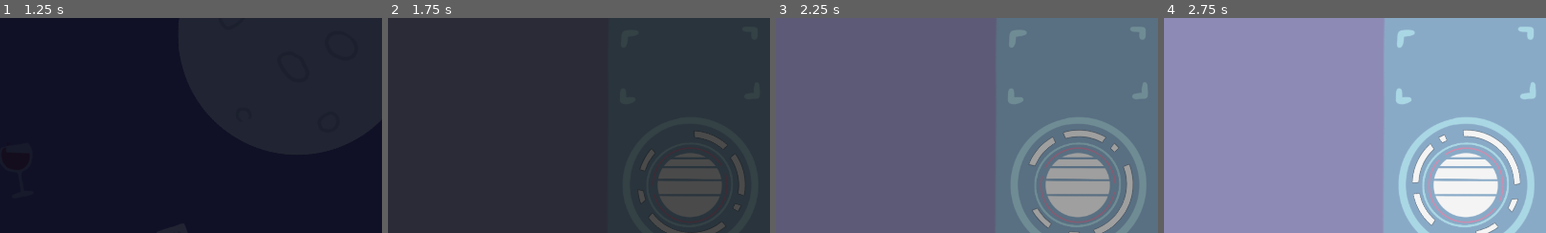
Above: before the commit, frames 1-4 (left to right).
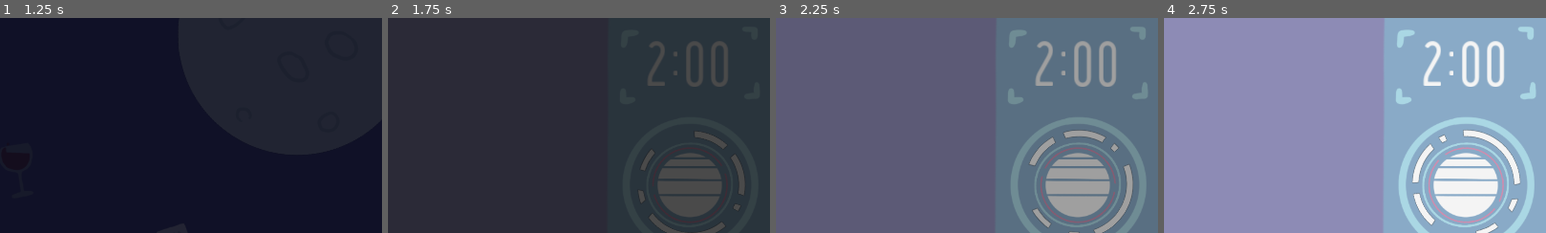
Above: after the commit, the same moments.

Repository: Niimphu/FiresideGameJam2023
Game: Godot game, scene res://Menus/MainMenu.tscn
The game is run twice, just before and just after one commit, with the same random seed, the same clock (stepped at 60 frames per second) and the same inputs.
Inputs (mouse positions are % of the whole screen's width and height, from its top left):
- Up to frame 1 (1.25 s): click (18, 48) at 0.5 s
- Up to frame 2 (1.75 s): click (22, 48) at 1.25 s
- Up to frame 3 (2.25 s): hold Right (ui_right) from 2.03 s (still down)
- Up to frame 4 (2.75 s): keep holding Right (ui_right)
The pictures show only the part of the screen within x 50-100%, y 0-50%; the shares and areas given below are measured in that part.

Frame 1 is identical in both runs. In frame 2, 1.1% of the frame differs, in the area x 68-89%, y 11-32%; in frame 3, 1.6%; in frame 4, 1.6%, in the area x 67-89%, y 10-32%.

Commit message:
Added Timer Functionality

Diff:
--- /dev/null
+++ b/Autoloads/GameInfo.gd
@@ -0,0 +1,17 @@
+# This autoload script holds information regarding the current game
+# state that nodes such as the HUD will need to reference for easy
+# access.
+#
+# Difficulty settings can be adjusted in the GameInfo.tscn inspector =)
+
+extends Node
+
+enum DIFFICULTY { NORMAL, HARD, ENDLESS }
+
+export(float, 0.5, 5, 0.5) var normal_mode_minutes: float = 2.0
+export(int, 1, 5) var normal_mode_lives: int = 5
+
+export(float, 0.5, 5, 0.5) var hard_mode_minutes: float = 1.0
+export(int, 1, 5) var hard_mode_lives: int = 3
+
+var current_difficulty: int = DIFFICULTY.NORMAL
--- /dev/null
+++ b/Autoloads/GameInfo.tscn
@@ -0,0 +1,6 @@
+[gd_scene load_steps=2 format=2]
+
+[ext_resource path="res://Autoloads/GameInfo.gd" type="Script" id=1]
+
+[node name="GameInfo" type="Node"]
+script = ExtResource( 1 )
--- /dev/null
+++ b/Level/GameTimer.gd
@@ -0,0 +1,15 @@
+extends Timer
+
+func _on_LevelControl_level_change():
+	var minutes: float
+
+	match GameInfo.current_difficulty:
+		GameInfo.DIFFICULTY.NORMAL:
+			minutes = GameInfo.normal_mode_minutes
+		GameInfo.DIFFICULTY.HARD:
+			minutes = GameInfo.hard_mode_minutes
+
+	wait_time = minutes * 60.0
+
+func _on_GameTimerDelayStart_timeout():
+	start()
--- /dev/null
+++ b/Level/GameTimerDelayStart.gd
@@ -0,0 +1,4 @@
+extends Timer
+
+func _on_LevelControl_level_change():
+	start()
--- /dev/null
+++ b/Level/GameTimerDisplay.gd
@@ -0,0 +1,21 @@
+extends RichTextLabel
+
+var timer_regex: RegEx
+
+# func _ready():
+# 	timer_regex = RegEx.new()
+# 	var error_code = timer_regex.compile("\\d:\\d+")
+# 	assert(error_code == 0, "[GameTimerDisplay] Regex Compilation Error")
+
+func set_time(time_left_seconds: float):
+	var minutes: int = int(floor(time_left_seconds / 60.0))
+	var seconds: int = int(fmod(time_left_seconds, 60.0))
+
+	bbcode_text = "[center]%d:%02d[/center]" % [minutes, seconds]
+
+	#bbcode_text = "[wave amp=10.0 freq=5.0][center]%d:%02d[/center][/wave]" % [minutes, seconds]
+
+	# var search_result = timer_regex.search(bbcode_text)
+
+	# if search_result:
+	# 	bbcode_text.replace(search_result.get_string(), "%d:%02d" % [minutes, seconds])
--- a/Level/LevelControl.gd
+++ b/Level/LevelControl.gd
@@ -1,6 +1,10 @@
 extends Node
 
 onready var level_change_delay = $LevelChangeDelay
+onready var game_timer: Timer = $GameTimer
+onready var game_timer_display: RichTextLabel = $HUD/GameTimerDisplay
+
+signal level_change
 
 var sprites
 var current_level
@@ -13,6 +17,12 @@
 
 func _ready():
 	new_level()
+	emit_signal("level_change")
+	game_timer_display.set_time(game_timer.wait_time)
+
+func _process(_delta):
+	if not game_timer.is_stopped():
+		game_timer_display.set_time(game_timer.time_left)
 
 func new_level():
 	randomize()
--- a/Level/LevelControl.tscn
+++ b/Level/LevelControl.tscn
@@ -18,6 +18,10 @@
 [ext_resource path="res://Level/Sprites/NewHealth3.PNG" type="Texture" id=16]
 [ext_resource path="res://Level/Sprites/NewHealth4.PNG" type="Texture" id=17]
 [ext_resource path="res://Level/Sprites/NewHealth5.PNG" type="Texture" id=18]
+[ext_resource path="res://Fonts/dealerplate california.otf" type="DynamicFontData" id=19]
+[ext_resource path="res://Level/GameTimerDisplay.gd" type="Script" id=20]
+[ext_resource path="res://Level/GameTimer.gd" type="Script" id=21]
+[ext_resource path="res://Level/GameTimerDelayStart.gd" type="Script" id=22]
 
 [sub_resource type="SpriteFrames" id=4]
 animations = [ {
@@ -98,6 +102,12 @@
 "values": [ 0, 1, 2, 3, 4 ]
 }
 
+[sub_resource type="DynamicFont" id=7]
+size = 96
+use_filter = true
+extra_spacing_char = 5
+font_data = ExtResource( 19 )
+
 [node name="LevelControl" type="Node2D"]
 script = ExtResource( 2 )
 
@@ -144,8 +154,18 @@
 
 [node name="ButtonControl" parent="HUD" instance=ExtResource( 12 )]
 
-[node name="LevelChangeDelay" type="Timer" parent="."]
-one_shot = true
+[node name="GameTimerDisplay" type="RichTextLabel" parent="HUD"]
+margin_left = 1012.0
+margin_top = 39.0
+margin_right = 1273.0
+margin_bottom = 149.0
+custom_fonts/normal_font = SubResource( 7 )
+bbcode_enabled = true
+bbcode_text = "[center]0:00[/center]"
+text = "0:00"
+scroll_active = false
+deselect_on_focus_loss_enabled = false
+script = ExtResource( 20 )
 
 [node name="Fader" parent="." instance=ExtResource( 13 )]
 visible = false
@@ -154,7 +174,26 @@
 }
 
 [node name="PauseMenu" parent="." instance=ExtResource( 11 )]
+visible = false
 
+[node name="LevelChangeDelay" type="Timer" parent="."]
+one_shot = true
+
+[node name="GameTimerDelayStart" type="Timer" parent="."]
+wait_time = 3.0
+one_shot = true
+script = ExtResource( 22 )
+
+[node name="GameTimer" type="Timer" parent="."]
+one_shot = true
+script = ExtResource( 21 )
+__meta__ = {
+"_editor_description_": "The timer that keeps track of the time limit in the game. If it reaches zero, the player loses."
+}
+
+[connection signal="level_change" from="." to="GameTimer" method="_on_LevelControl_level_change"]
+[connection signal="level_change" from="." to="GameTimerDelayStart" method="_on_LevelControl_level_change"]
 [connection signal="danger" from="HUD/ButtonControl" to="." method="_on_ButtonControl_danger"]
 [connection signal="safe" from="HUD/ButtonControl" to="." method="_on_ButtonControl_safe"]
 [connection signal="timeout" from="LevelChangeDelay" to="." method="_on_LevelChangeDelay_timeout"]
+[connection signal="timeout" from="GameTimerDelayStart" to="GameTimer" method="_on_GameTimerDelayStart_timeout"]
--- a/project.godot
+++ b/project.godot
@@ -18,6 +18,7 @@
 
 SoundControl="*res://Autoloads/SoundControl.tscn"
 Load="*res://Menus/Loading/Load.gd"
+GameInfo="*res://Autoloads/GameInfo.tscn"
 
 [display]
 
Binary file added: Fonts/dealerplate california.otf
Not shown: 1 places in Level/LevelControl.tscn that only renumber resources
